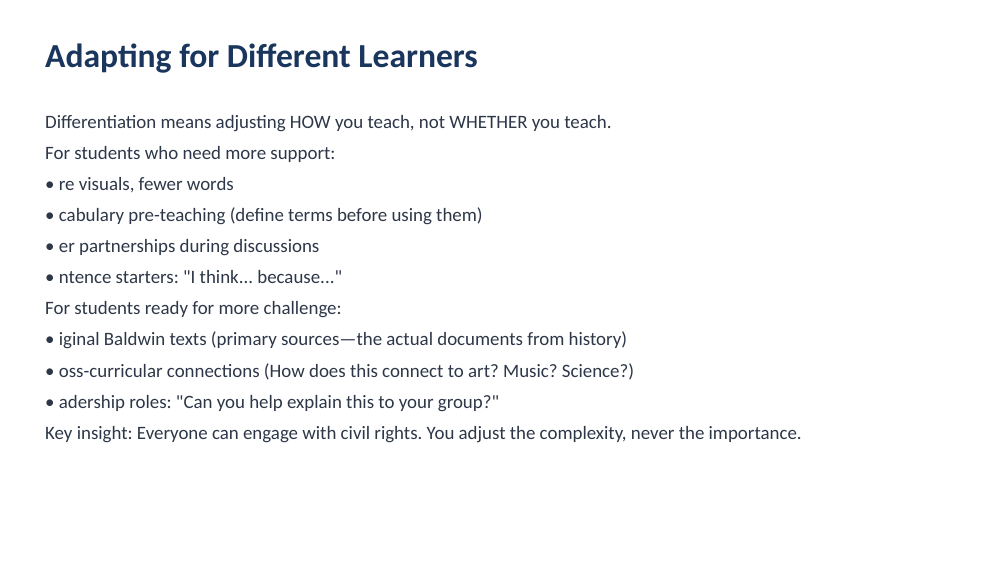
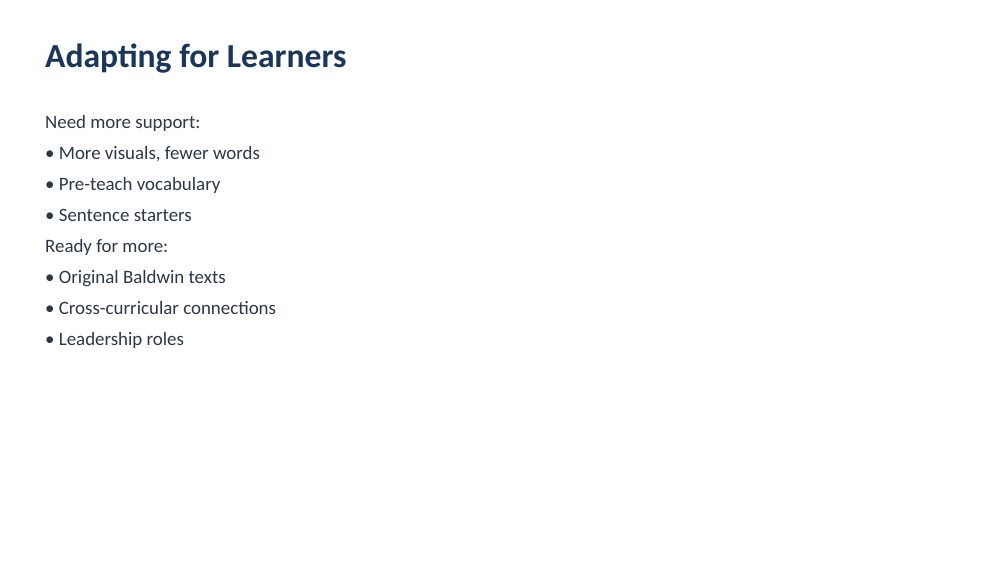
Before and after one commit to bme-wacoisd/tea, a slide deck: slide 9 of lessons/01-james-baldwin-civil-rights/slides.pptx. Drawn at 1008x567 pixels with LibreOffice and Linux fonts; fonts in the diff are those of the drawing. Boxes give left, top, right and bottom in pixels: in the first picture for what was removed or moved away, otherwise in the second. Text is boxed around its words. In the diff, an @@ line names an element or a change of style, - is before the commit and + after.

```diff
--- a/lessons/01-james-baldwin-civil-rights/slides.pptx
+++ b/lessons/01-james-baldwin-civil-rights/slides.pptx
@@ text at (45,43,346,73): text changed @@
-Adapting for Different Learners
+Adapting for Learners
@@ text at (45,115,276,348): text changed @@
-Differentiation means adjusting HOW you teach, not WHETHER you teach.
-For students who need more support:
-• re visuals, fewer words
-• cabulary pre-teaching (define terms before using them)
-• er partnerships during discussions
-• ntence starters: "I think... because..."
-For students ready for more challenge:
-• iginal Baldwin texts (primary sources—the actual documents from history)
-• oss-curricular connections (How does this connect to art? Music? Science?)
-• adership roles: "Can you help explain this to your group?"
-Key insight: Everyone can engage with civil rights. You adjust the complexity, never the importance.
+Need more support:
+• More visuals, fewer words
+• Pre-teach vocabulary
+• Sentence starters
+Ready for more:
+• Original Baldwin texts
+• Cross-curricular connections
+• Leadership roles
```
Also in this commit, not shown: 13 other slides changed, 3 other files.
